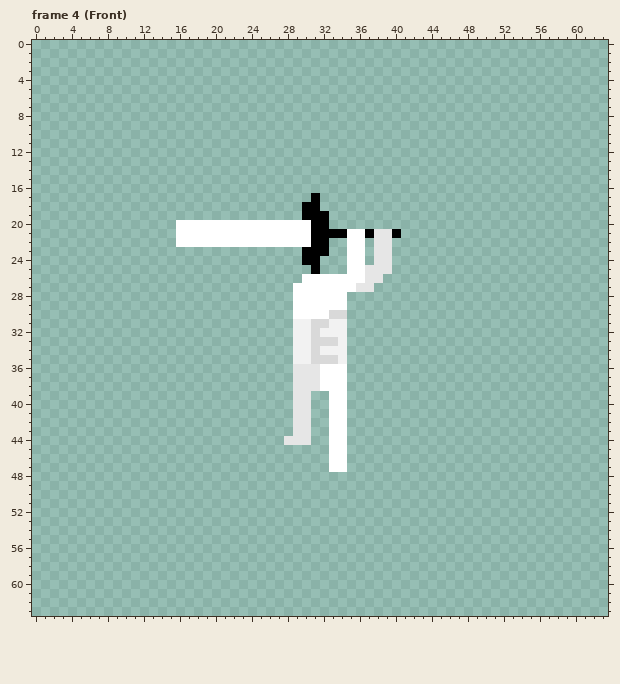
Pixel-art file, stored at Assets/Art/Characters/Player/Sword_Attack/Player_Sword_Attack_Down.aseprite. The picture above is the old version.
64x64 pixels, 12 frames. Shown: frame 4 (Front). The commit also changed other frames, which this record leaves out.
New version:
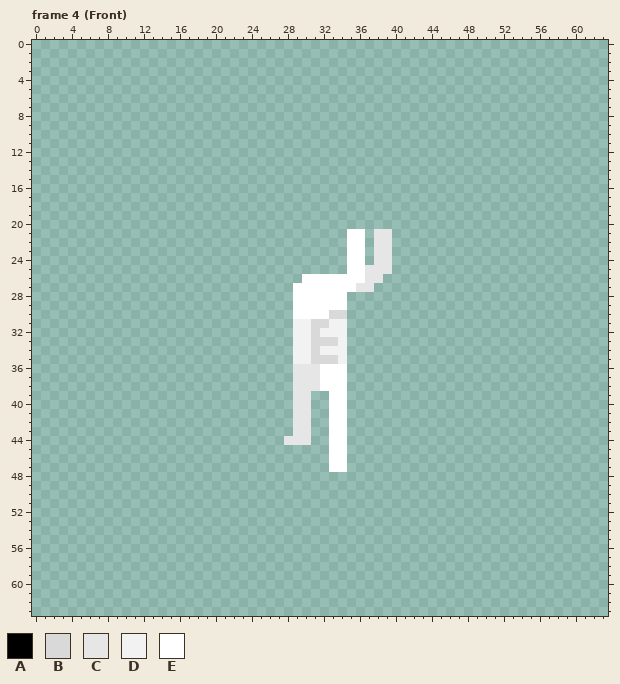
Palette (. is transparent): A #000000  B #d9d9d9  C #e6e6e6  D #f2f2f2  E #ffffff
Difference:
{"change": "layer \"Sword\" now hidden"}
{"where": "frame 4 (Front)"}
{"frame":4,"y":17,"x":31,"old":"A","new":"."}
{"frame":4,"y":18,"x":30,"old":"AA","new":".."}
{"frame":4,"y":19,"x":30,"old":"AAA","new":"..."}
{"frame":4,"y":20,"x":16,"old":"EEEEEEEEEEEEEEEAA","new":"................."}
{"frame":4,"y":21,"x":16,"old":"EEEEEEEEEEEEEEEAAAA","new":"..................."}
{"frame":4,"y":21,"x":37,"old":"A","new":"."}
{"frame":4,"y":21,"x":40,"old":"A","new":"."}
{"frame":4,"y":22,"x":16,"old":"EEEEEEEEEEEEEEEAA","new":"................."}
{"frame":4,"y":23,"x":30,"old":"AAA","new":"..."}
{"frame":4,"y":24,"x":30,"old":"AA","new":".."}
{"frame":4,"y":25,"x":31,"old":"A","new":"."}
{"label":"erased","picture_box":[176,193,401,274]}
